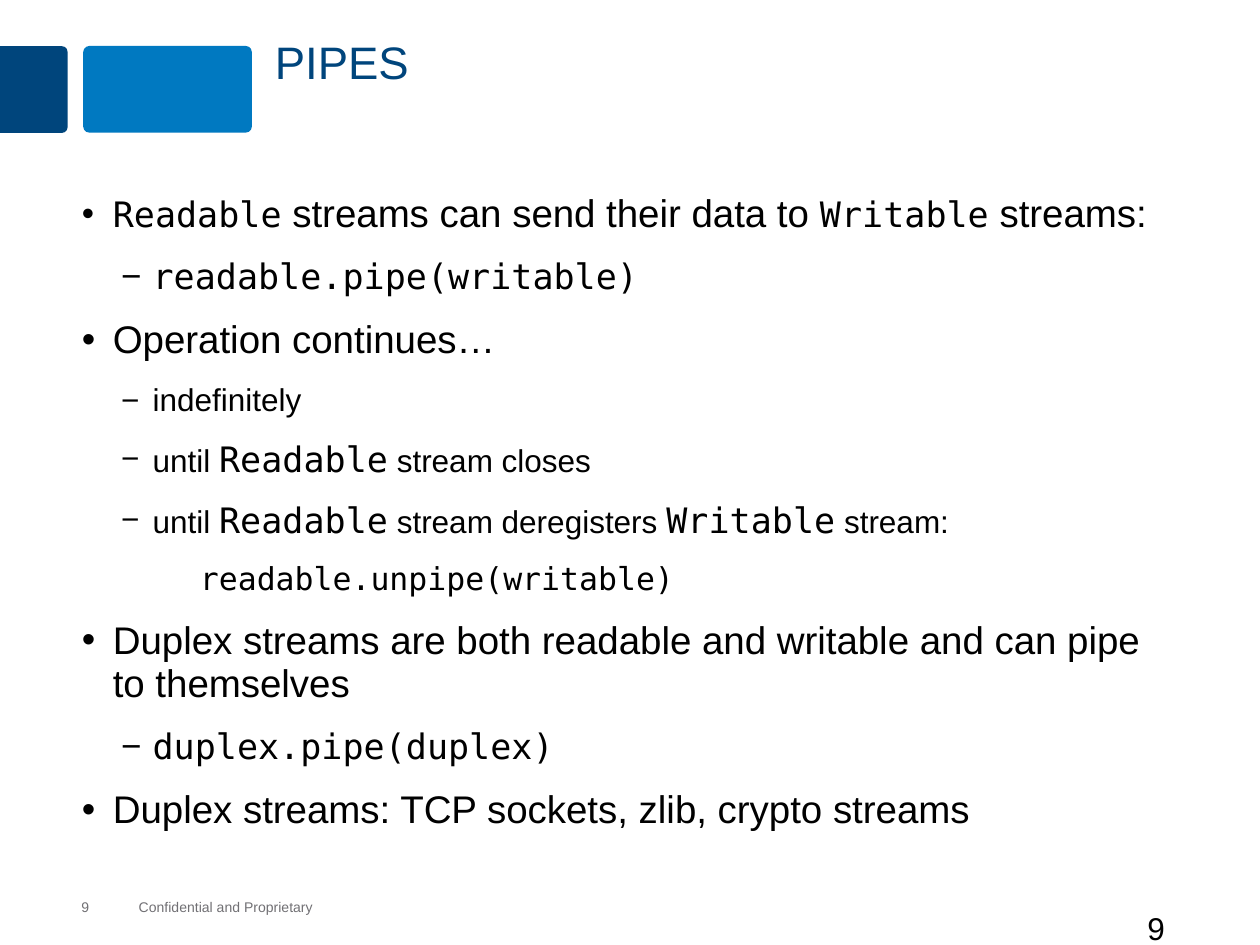
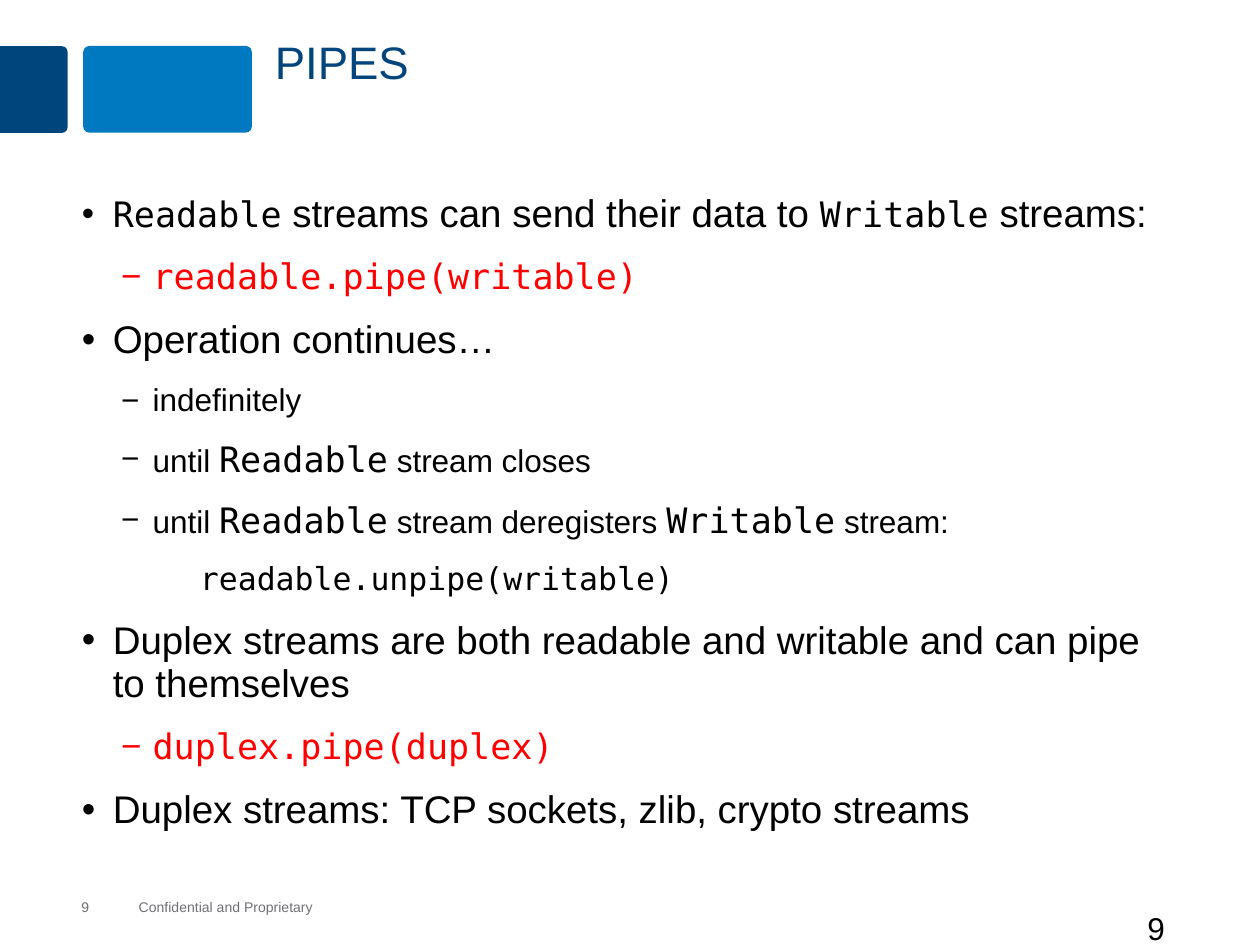
Before and after one commit to MaxMillington/nodePractice, a slide deck: slide 9 of node/lesson-51-working-with-streams-and-buffers/working-with-streams-and-buffers.pptx. Drawn at 1260x945 pixels with LibreOffice and Linux fonts; fonts in the diff are those of the drawing; background and template pictures are left out. Boxes give left, top, right and bottom in pixels: in the first picture for what was removed or moved away, otherwise in the second. Text is boxed around its words. In the diff, an @@ line names an element or a change of style, - is before the commit and + after.

```diff
--- a/node/lesson-51-working-with-streams-and-buffers/working-with-streams-and-buffers.pptx
+++ b/node/lesson-51-working-with-streams-and-buffers/working-with-streams-and-buffers.pptx
@@ text at (153, 262, 638, 767): text colour #000000 to #FF0000 in "readable.pipe(writable)", "duplex.pipe(duplex)" @@
```
Also in this commit, not shown: 4 other slides changed, 1 other file.
